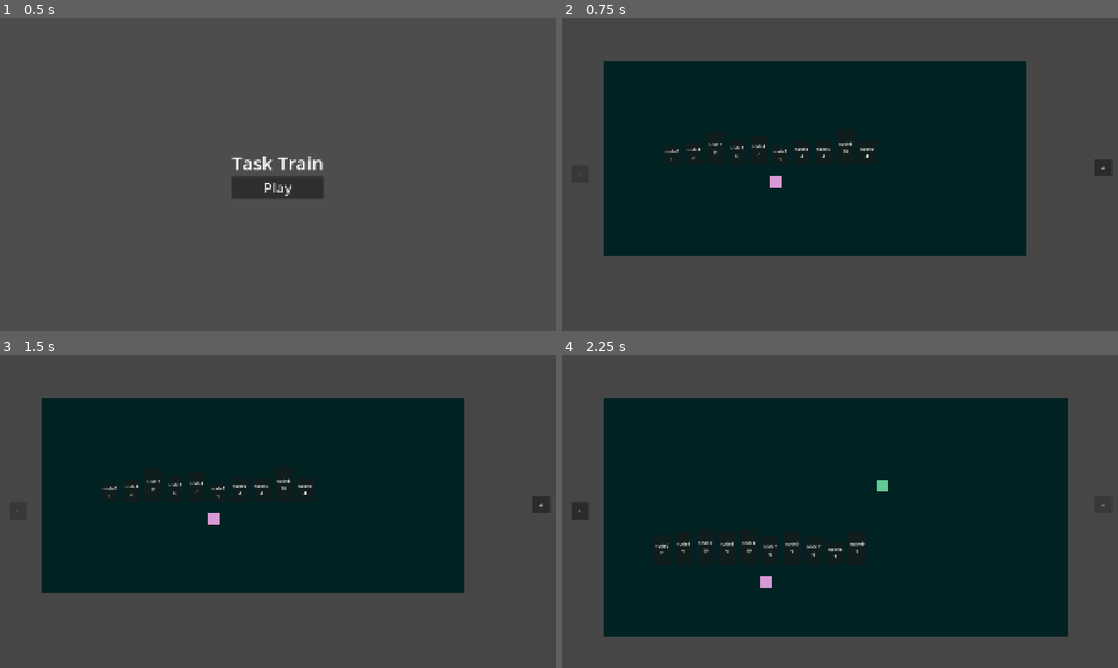
Above: before the commit, frames 1-4 (two rows, left to right).
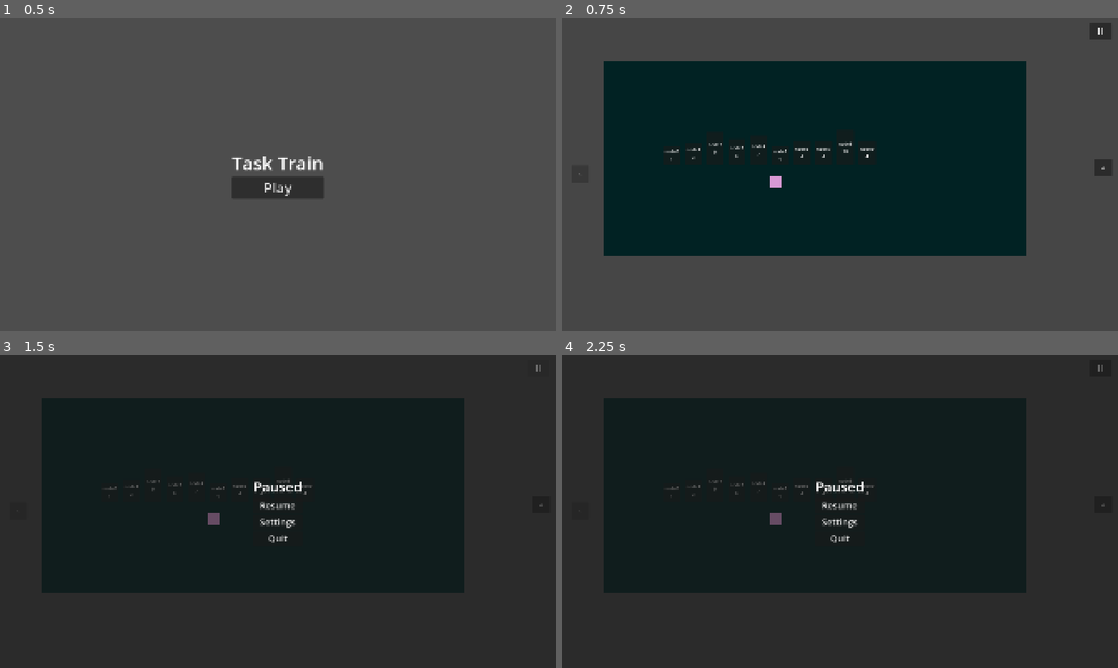
Above: after the commit, the same moments.

Repository: Nat00n/2026-UG-Project
Game: Godot game, scene res://scenes/StartMenu.tscn
Two runs of this game, one before a commit and one after it. Both use one fixed random seed, a clock stepped at 60 frames per second and the inputs below.
Inputs (mouse positions are in pixels of both pictures, inside the frame that each line leads up to):
- Up to frame 1 (0.5 s): no input
- Up to frame 2 (0.75 s): click "Play" at 0.5 s
- Up to frame 3 (1.5 s): click (539, 367) at 1.25 s, where only the run after the commit has a clickable "="
- Up to frame 4 (2.25 s): click (1101, 505) at 2 s, where only the run before the commit has a clickable "->"

Frame 1 is identical in both runs. In frame 2, 0.2% of the frame differs, in the area x 94-99%, y 1-7%; in frame 3, 53%; in frame 4, 54%, in the area x 0-100%, y 0-100%.
Error before the commit: Invalid assignment of property or key 'visible' with value of type 'bool' on a base object of type 'null instance'. (res://scripts/searchObject.gd:8)

Commit message:
Sort objects done? Search object need better animations, need to make graph traversal with animation

Diff:
--- a/scenes/Level2.tscn
+++ b/scenes/Level2.tscn
@@ -21,6 +21,7 @@
 
 [node name="SortObject" parent="." unique_id=1779530000 instance=ExtResource("2_l6gr7")]
 position = Vector2(682, 762)
+searchTarget = NodePath("../SearchObject")
 objectName = "Kevin"
 objectID = "object_002"
 
--- /dev/null
+++ b/scenes/Level3.tscn
@@ -0,0 +1,26 @@
+[gd_scene format=3 uid="uid://db7300cbxno5a"]
+
+[ext_resource type="Script" uid="uid://e0y3asayi4ga" path="res://scripts/room.gd" id="1_xsxxn"]
+[ext_resource type="PackedScene" uid="uid://cuastweaprt2q" path="res://scenes/SearchObject.tscn" id="2_uocrp"]
+
+[node name="Level3" type="Node2D" unique_id=454512095]
+script = ExtResource("1_xsxxn")
+
+[node name="Background" type="ColorRect" parent="." unique_id=796185774]
+offset_right = 1929.0
+offset_bottom = 1090.0
+color = Color(0.27387273, 0.27387273, 0.27387273, 1)
+
+[node name="Floor" type="ColorRect" parent="." unique_id=1013166347]
+offset_left = 146.0
+offset_top = 152.0
+offset_right = 1746.0
+offset_bottom = 969.0
+color = Color(0.004679383, 0.13212621, 0.13827685, 1)
+
+[node name="SearchObject" parent="." unique_id=568204940 instance=ExtResource("2_uocrp")]
+position = Vector2(907, 659)
+targetValue = 2
+objectName = "John"
+objectID = "object_004"
+taskDescription = "Search for the value 2"
--- a/scenes/SearchObject.tscn
+++ b/scenes/SearchObject.tscn
@@ -30,3 +30,6 @@
 offset_top = -160.0
 offset_right = 40.000023
 offset_bottom = -120.0
+
+[node name="selectionBeam" type="Line2D" parent="." unique_id=401556129]
+points = PackedVector2Array(0, 1)
--- a/scenes/main.tscn
+++ b/scenes/main.tscn
@@ -5,6 +5,7 @@
 [ext_resource type="PackedScene" uid="uid://c2khoy27nacsl" path="res://scenes/Level1.tscn" id="3_jlsqs"]
 [ext_resource type="PackedScene" uid="uid://q3f3s8w0a8db" path="res://scenes/Level2.tscn" id="4_q8u5g"]
 [ext_resource type="PackedScene" uid="uid://bm85j7tdoavkf" path="res://scenes/IDE.tscn" id="5_lhr70"]
+[ext_resource type="PackedScene" uid="uid://db7300cbxno5a" path="res://scenes/Level3.tscn" id="5_nxtc6"]
 [ext_resource type="PackedScene" uid="uid://ccdaydmt62m6x" path="res://scenes/PauseMenu.tscn" id="6_wp0k4"]
 
 [node name="Main" type="Node2D" unique_id=2102868353]
@@ -16,6 +17,8 @@
 [node name="Level1" parent="RoomManager" unique_id=470420785 instance=ExtResource("3_jlsqs")]
 
 [node name="Level2" parent="RoomManager" unique_id=454512095 instance=ExtResource("4_q8u5g")]
+
+[node name="Level3" parent="RoomManager" unique_id=1369823568 instance=ExtResource("5_nxtc6")]
 
 [node name="RoomUI" type="Node2D" parent="." unique_id=307088215]
 
@@ -33,6 +36,15 @@
 offset_bottom = 547.0
 text = "->"
 
+[node name="PauseButton" type="Button" parent="RoomUI" unique_id=1826896044]
+offset_left = 1899.0
+offset_top = 18.0
+offset_right = 1955.5
+offset_bottom = 93.0
+rotation = 1.5707964
+theme_override_font_sizes/font_size = 48
+text = "="
+
 [node name="IDE" parent="." unique_id=2056445691 instance=ExtResource("5_lhr70")]
 
 [node name="PauseMenu" parent="." unique_id=30784119 instance=ExtResource("6_wp0k4")]
--- a/scripts/IDE.gd
+++ b/scripts/IDE.gd
@@ -59,8 +59,6 @@
 func onClose() -> void:
 	if _currentObject:
 		_currentObject.saveScript(inputCE.text)
-		# Run silently on close
-		_currentObject.runSavedScript()
 
 	panel.visible = false
 	_currentObject = null
@@ -94,7 +92,7 @@
 	aiButton.text = "AI Thinking..."
 
 	var playerCode = inputCE.text
-	var task = _currentObject.taskDesc
+	var task = _currentObject.taskDescription
 	var nodeCount = _currentObject.dataNodes.size()
 
 	# Build a prompt describing the context
--- a/scripts/interactable.gd
+++ b/scripts/interactable.gd
@@ -104,11 +104,3 @@
 	JavaScriptBridge.eval("""
         localStorage.setItem('script_%s', %s);
 	""" % [objectID, JSON.stringify(code)])
-
-func runSavedScript():
-	if savedScript.strip_edges() == "":
-		return
-	if not get_parent().visible:
-		return
-	if _popup:
-		_popup.runScript(savedScript, self)
--- a/scripts/searchObject.gd
+++ b/scripts/searchObject.gd
@@ -1,8 +1,23 @@
 class_name SearchObject
 extends InteractableObject
 
-@onready var selectionBeam: Line2D = $displayRoot/selectionBeam
+@onready var selectionBeam: Line2D = $selectionBeam
 @export var targetValue: int = 5
+
+func _ready():
+	super._ready()
+	var hasSortObject = false
+	for node in get_parent().get_children():
+		if node is SortObject:
+			hasSortObject = true
+			break
+	if not hasSortObject:
+		for i in range(10):
+			dataNodes.append({
+				"name": "node%d" % i,
+				"value": randi_range(1, 10)
+			})
+		_buildDisplay()
 
 func _init_object():
 	selectionBeam.visible = false
@@ -18,9 +33,47 @@
 """ % targetValue
 
 func receiveArray(sortedNodes: Array):
+	print("receiveArray called with ", sortedNodes.size(), " nodes")
 	dataNodes = sortedNodes.duplicate(true)
+
+	var totalWidth = dataNodes.size() * (cardWidth + cardGap) - cardGap
+	var startX = -totalWidth / 2.0
+
+	# Build cards but start them all at the object centre, then fly to position
+	for child in nodeDisplay.get_children():
+		child.queue_free()
+
+	var tween = create_tween()
+	tween.set_parallel(true)
+
+	for i in range(dataNodes.size()):
+		var node = dataNodes[i]
+		var scaledHeight = (1.0 + node["value"] / 10.0) * cardHeight
+
+		var card = PanelContainer.new()
+		card.size = Vector2(cardWidth, scaledHeight)
+		# Start at centre
+		card.position = Vector2(0, 2.0 * cardHeight - scaledHeight)
+
+		var label = Label.new()
+		label.text = "%s\n%d" % [node["name"], node["value"]]
+		label.horizontal_alignment = HORIZONTAL_ALIGNMENT_CENTER
+		label.vertical_alignment = VERTICAL_ALIGNMENT_CENTER
+		label.set_anchors_and_offsets_preset(Control.PRESET_FULL_RECT)
+
+		card.add_child(label)
+		nodeDisplay.add_child(card)
+		node["card"] = card
+
+		# Fly to final position
+		var finalX = startX + i * (cardWidth + cardGap)
+		tween.tween_property(card, "position",
+			Vector2(finalX, 2.0 * cardHeight - scaledHeight), 0.5)\
+			.set_trans(Tween.TRANS_BACK).set_ease(Tween.EASE_OUT)\
+			.set_delay(i * 0.05)
+
+	nodeDisplay.size = Vector2(totalWidth, 2.0 * cardHeight)
 	selectionBeam.visible = false
-	_buildDisplay()
 
 func commitSelect(index: int):
 	if index < 0 or index >= dataNodes.size():
--- a/scripts/sortObject.gd
+++ b/scripts/sortObject.gd
@@ -17,8 +17,10 @@
 func getPreambleFunctions() -> String:
 	return """
 def swap(i, j):
+	print(f"swapping {array[i]} and {array[j]}")
 	talk("__swap__:" + str(i) + ":" + str(j))
 	array[i], array[j] = array[j], array[i]
+	print(f"array now: {array}")
 
 def commitSort():
 	talk("__commit__")
@@ -34,21 +36,47 @@
 		_sendToSearch()
 
 func _sendToSearch():
+	var searchNode: SearchObject = null
 	for node in get_parent().get_children():
 		if node is SearchObject:
-			node.receiveArray(dataNodes)
+			searchNode = node
 			break
+	if searchNode == null:
+		return
+
+	var targetPos = searchNode.visual.global_position + searchNode.visual.size / 2.0
+
+	var tween = create_tween()
+	tween.set_parallel(true)
+
+	for i in range(cardNodes.size()):
+		tween.tween_property(cardNodes[i], "global_position", targetPos, 0.6)\
+			.set_trans(Tween.TRANS_SINE)\
+			.set_ease(Tween.EASE_IN)\
+			.set_delay(i * 0.05)
+
+	tween.set_parallel(false)
+	tween.tween_callback(func():
+		for child in nodeDisplay.get_children():
+			child.queue_free()
+		cardNodes.clear()
+		searchNode.receiveArray(dataNodes.duplicate(true))
+	)
 
 func _playNextSwap():
 	if swapQueue.is_empty():
 		isAnimating = false
+		_sendToSearch()
 		return
+
 	var step = swapQueue.pop_front()
 	var i = step[0]
 	var j = step[1]
+
 	var temp = dataNodes[i]
 	dataNodes[i] = dataNodes[j]
 	dataNodes[j] = temp
+
 	_animateSwap(i, j)
 
 func _animateSwap(i: int, j: int):
@@ -58,19 +86,17 @@
 	var cardA = cardNodes[i]
 	var cardB = cardNodes[j]
 
-	var scaledHeightA = (1.0 + dataNodes[i]["value"] / 10.0) * cardHeight
-	var scaledHeightB = (1.0 + dataNodes[j]["value"] / 10.0) * cardHeight
-
-	var posA = Vector2(startX + i * (cardWidth + cardGap), 2.0 * cardHeight - scaledHeightA)
-	var posB = Vector2(startX + j * (cardWidth + cardGap), 2.0 * cardHeight - scaledHeightB)
+	# Only swap x — each card keeps its own y the whole time
+	var posA = Vector2(startX + i * (cardWidth + cardGap), cardA.position.y)
+	var posB = Vector2(startX + j * (cardWidth + cardGap), cardB.position.y)
 
 	cardA.z_index = 1
 	cardB.z_index = 1
 
 	var tween = create_tween()
 	tween.set_parallel(true)
-	tween.tween_property(cardA, "position", posB, 0.4).set_trans(Tween.TRANS_SINE).set_ease(Tween.EASE_IN_OUT)
-	tween.tween_property(cardB, "position", posA, 0.4).set_trans(Tween.TRANS_SINE).set_ease(Tween.EASE_IN_OUT)
+	tween.tween_property(cardA, "position", Vector2(posB.x, posA.y), 0.4).set_trans(Tween.TRANS_SINE).set_ease(Tween.EASE_IN_OUT)
+	tween.tween_property(cardB, "position", Vector2(posA.x, posB.y), 0.4).set_trans(Tween.TRANS_SINE).set_ease(Tween.EASE_IN_OUT)
 	tween.set_parallel(false)
 
 	tween.tween_callback(func():
Not shown, changed: TaskTrain.pck
Not shown, changed: TaskTrain.wasm
